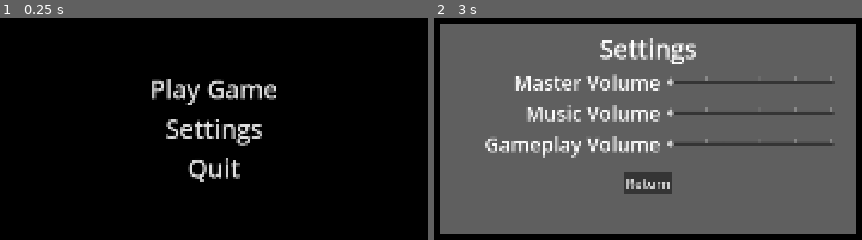
Above: before the commit, frames 1-2 (left to right).
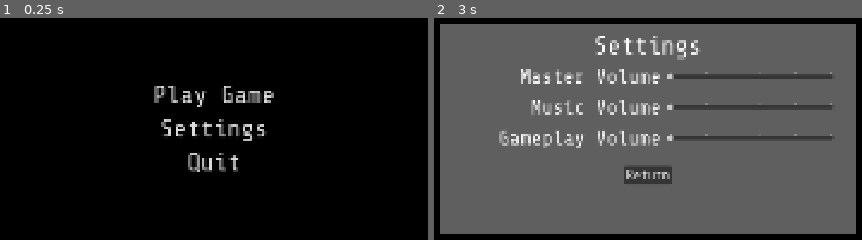
Above: after the commit, the same moments.

Repository: bukit3point0/gmtk2026
Game: Godot game, scene res://scenes/game.tscn
Same seed, same stepped clock (60 frames per second), same inputs: the game is played once before the commit and once after it.
Inputs:
- Up to frame 1 (0.25 s): no input
- Up to frame 2 (3 s): click "Play Game" at 0.5 s; click "Play Game" at 1.25 s; click "Play Game" at 2 s; click "Settings" at 2.75 s

The runs differ from the first frame. In frame 1, 4.1% of the frame differs, in the area x 35-65%, y 27-74%; in frame 2, 12%, in the area x 11-94%, y 8-80%.

Commit message:
default font

Diff:
--- a/project.godot
+++ b/project.godot
@@ -26,6 +26,10 @@
 window/stretch/mode="canvas_items"
 window/stretch/aspect="expand"
 
+[gui]
+
+theme/custom_font="uid://bmf2rg5bx3vti"
+
 [physics]
 
 3d/physics_engine="Jolt Physics"
Binary file added: assets/fonts/ShareTechMono.ttf
Not shown, added: assets/fonts/ShareTechMono.ttf.import
